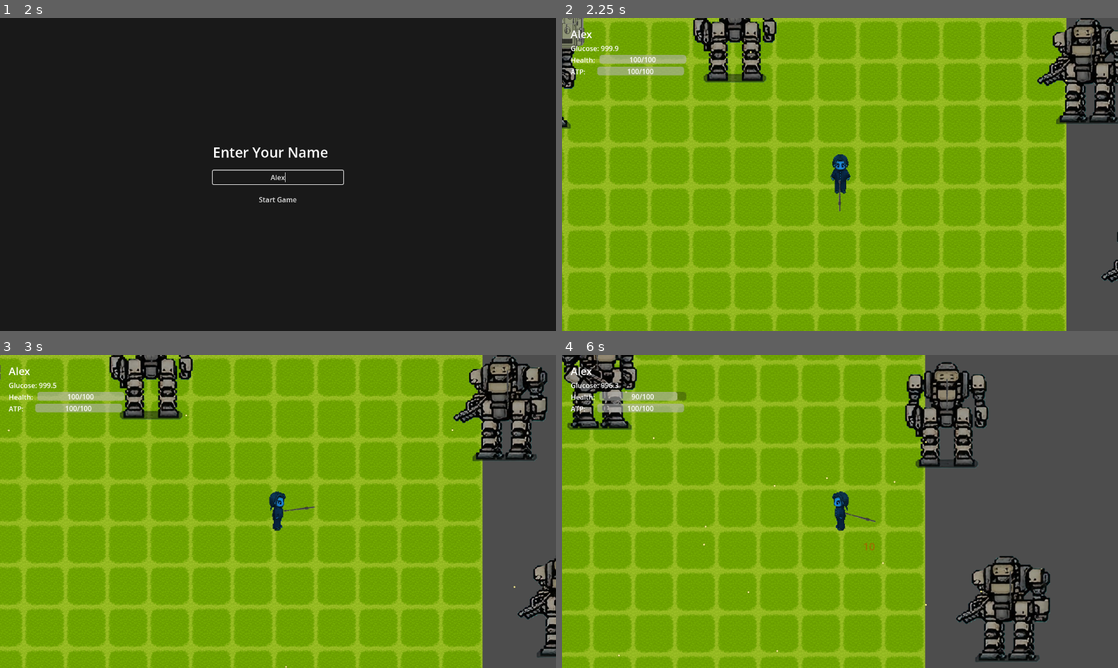
Above: before the commit, frames 1-4 (two rows, left to right).
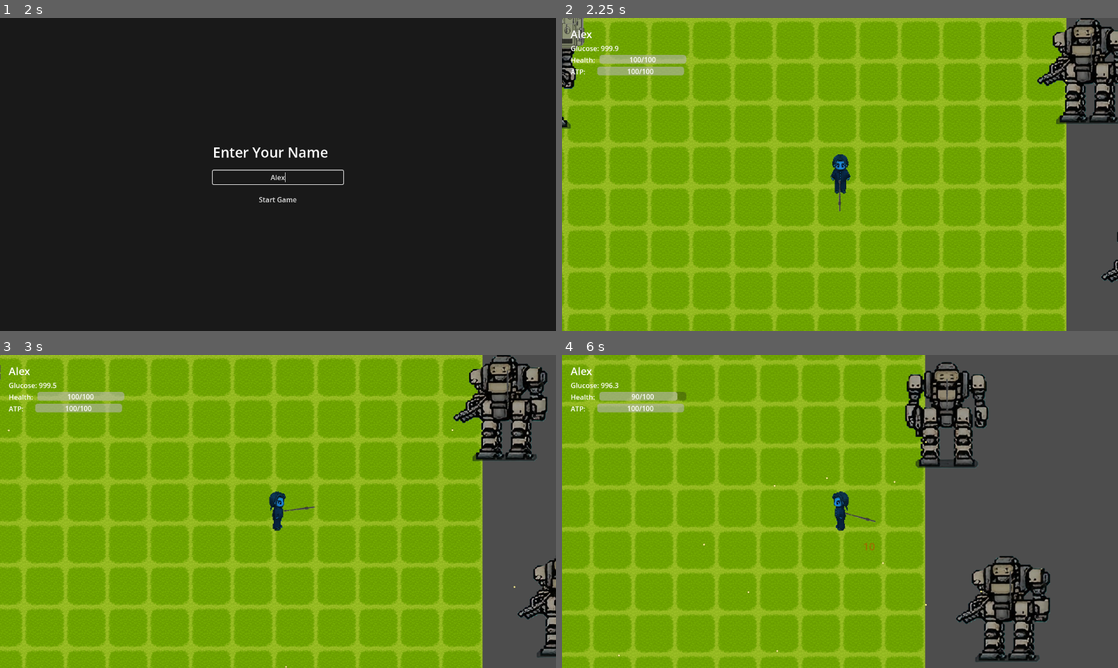
Above: after the commit, the same moments.

Repository: liup215/UnchartedLife
Game: Godot game, scene res://ui/main_menu/main_menu.tscn
The game is run twice, just before and just after one commit, with the same random seed, the same clock (stepped at 60 frames per second) and the same inputs.
Inputs (mouse positions are in pixels of both pictures, inside the frame that each line leads up to):
- Up to frame 1 (2 s): click "New Game" at 0.5 s; click (278, 177) at 1.27 s; type "Alex" at 1.35 s
- Up to frame 2 (2.25 s): click "Start Game" at 2 s
- Up to frame 3 (3 s): tap Enter at 2.75 s; move the mouse to (400, 495) at 2.77 s; hold D (turn_right) from 2.78 s (still down); tap E (enter_vehicle) at 2.85 s
- Up to frame 4 (6 s): move the mouse to (728, 527) at 3.52 s; release D (turn_right) at 3.53 s; hold S (move_backward) 3.53-4.28 s; click (728, 527) at 3.6 s; move the mouse to (895, 442) at 4.27 s; hold D (turn_right) 4.28-5.03 s; right-click (895, 442) at 4.35 s; move the mouse to (812, 574) at 5.02 s; hold W (move_forward) 5.03-5.78 s; tap Shift (shift) at 5.1 s; move the mouse to (1006, 558) at 5.77 s; hold A (turn_left) from 5.78 s (still down); tap E (enter_vehicle) at 5.85 s

Frame 1 is identical in both runs. In frame 2, 2.1% of the frame differs, in the area x 23-39%, y 0-21%; in frame 3, 2.1%; in frame 4, 2.4%, in the area x 0-26%, y 0-56%.

Commit message:
fix: Adjust scene load steps and remove unused Goblin2 node

Diff:
--- a/scenes/main.tscn
+++ b/scenes/main.tscn
@@ -1,11 +1,10 @@
-[gd_scene load_steps=11 format=3 uid="uid://7rcsyrqgfrjk"]
+[gd_scene load_steps=10 format=3 uid="uid://7rcsyrqgfrjk"]
 
 [ext_resource type="Script" uid="uid://qhuvoa0s7ean" path="res://systems/main_game_manager.gd" id="1_choun"]
 [ext_resource type="PackedScene" uid="uid://dbscgytmkqyn7" path="res://features/player/player.tscn" id="2_ya4ey"]
 [ext_resource type="Resource" uid="uid://bdo2suynn7vlm" path="res://data/actors/player/player_data.tres" id="3_eb6dy"]
 [ext_resource type="PackedScene" uid="uid://e5dy5ow2xsdx" path="res://features/vehicle/base_vehicle.tscn" id="4_trceg"]
 [ext_resource type="Resource" uid="uid://cdbxd4u1pa2lh" path="res://data/vehicles/basic_tank_data.tres" id="5_a8y0u"]
-[ext_resource type="PackedScene" uid="uid://d3e4f5g6h7i8j" path="res://features/actor/base_actor.tscn" id="6_jkv2x"]
 [ext_resource type="Resource" uid="uid://duveh6r1rbdni" path="res://data/actors/enemies/head_cutter/goblin_data.tres" id="7_jbj1t"]
 [ext_resource type="PackedScene" uid="uid://b1c2d3e4f5g6h" path="res://ui/hud/hud.tscn" id="8_muem4"]
 [ext_resource type="PackedScene" uid="uid://c1d2e3f4g5h6i" path="res://ui/system_menu/system_menu.tscn" id="9_dp3eg"]
@@ -20,12 +19,6 @@
 
 [node name="Vehicle" parent="." instance=ExtResource("4_trceg")]
 vehicle_data = ExtResource("5_a8y0u")
-
-[node name="Goblin2" parent="." instance=ExtResource("6_jkv2x")]
-position = Vector2(387, 22)
-collision_layer = 4
-collision_mask = 23
-actor_data = ExtResource("7_jbj1t")
 
 [node name="HUD" parent="." instance=ExtResource("8_muem4")]
 
